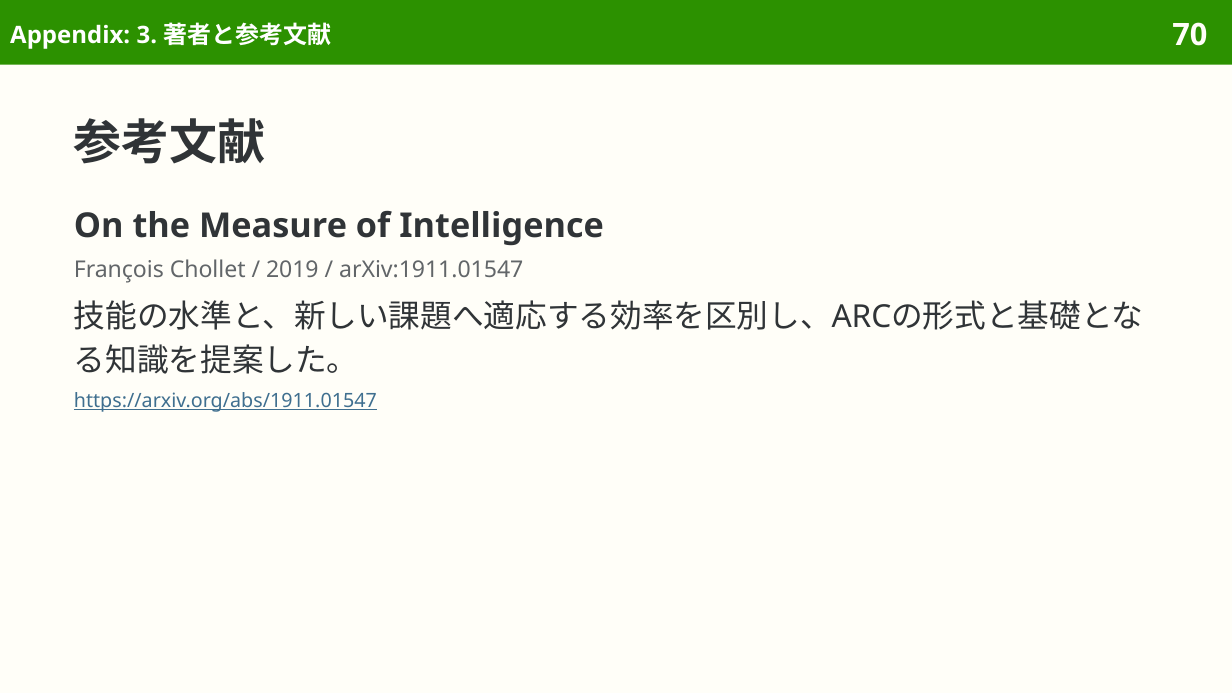
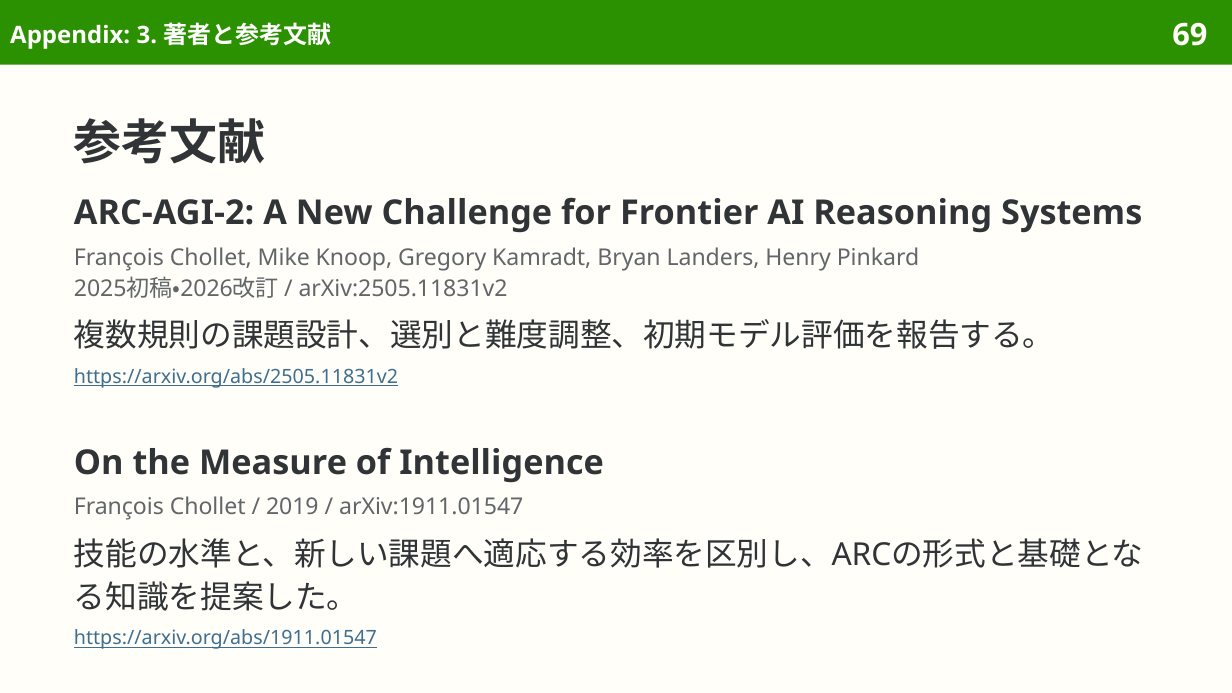
Before and after one commit to sasakiy84/datasets-in-10-minutes, a slide deck: slide 69 of slides/datasets-in-10-minutes-arc-agi-2.pptx (slide 70 before the commit). Drawn at 1232x693 pixels with LibreOffice and Linux fonts; fonts in the diff are those of the drawing. Boxes give left, top, right and bottom in pixels: in the first picture for what was removed or moved away, otherwise in the second. Text is boxed around its words. In the diff, an @@ line names an element or a change of style, - is before the commit and + after.

```diff
--- a/slides/datasets-in-10-minutes-arc-agi-2.pptx
+++ b/slides/datasets-in-10-minutes-arc-agi-2.pptx
@@ page number at [1172, 22, 1207, 46]: text changed @@
-70
+69
@@ text at [74, 198, 1142, 388]: text changed; size 18.5 to 13.5 pt; text colour #303437 to #626669 @@
-On the Measure of Intelligence
-François Chollet / 2019 / arXiv:1911.01547
-技能の水準と、新しい課題へ適応する効率を区別し、ARCの形式と基礎となる知識を提案した。
-https://arxiv.org/abs/1911.01547
+ARC-AGI-2: A New Challenge for Frontier AI Reasoning Systems
+François Chollet, Mike Knoop, Gregory Kamradt, Bryan Landers, Henry Pinkard
+2025初稿・2026改訂 / arXiv:2505.11831v2
+複数規則の課題設計、選別と難度調整、初期モデル評価を報告する。
+https://arxiv.org/abs/2505.11831v2
@@ text added at [74, 448, 1144, 649], 18.5 pt, text #303437 @@
+On the Measure of Intelligence
+François Chollet / 2019 / arXiv:1911.01547
+技能の水準と、新しい課題へ適応する効率を区別し、ARCの形式と基礎となる知識を提案した。
+https://arxiv.org/abs/1911.01547
```
Also in this commit, not shown: 2 other slides changed, 2 slides removed, 3 other files.
